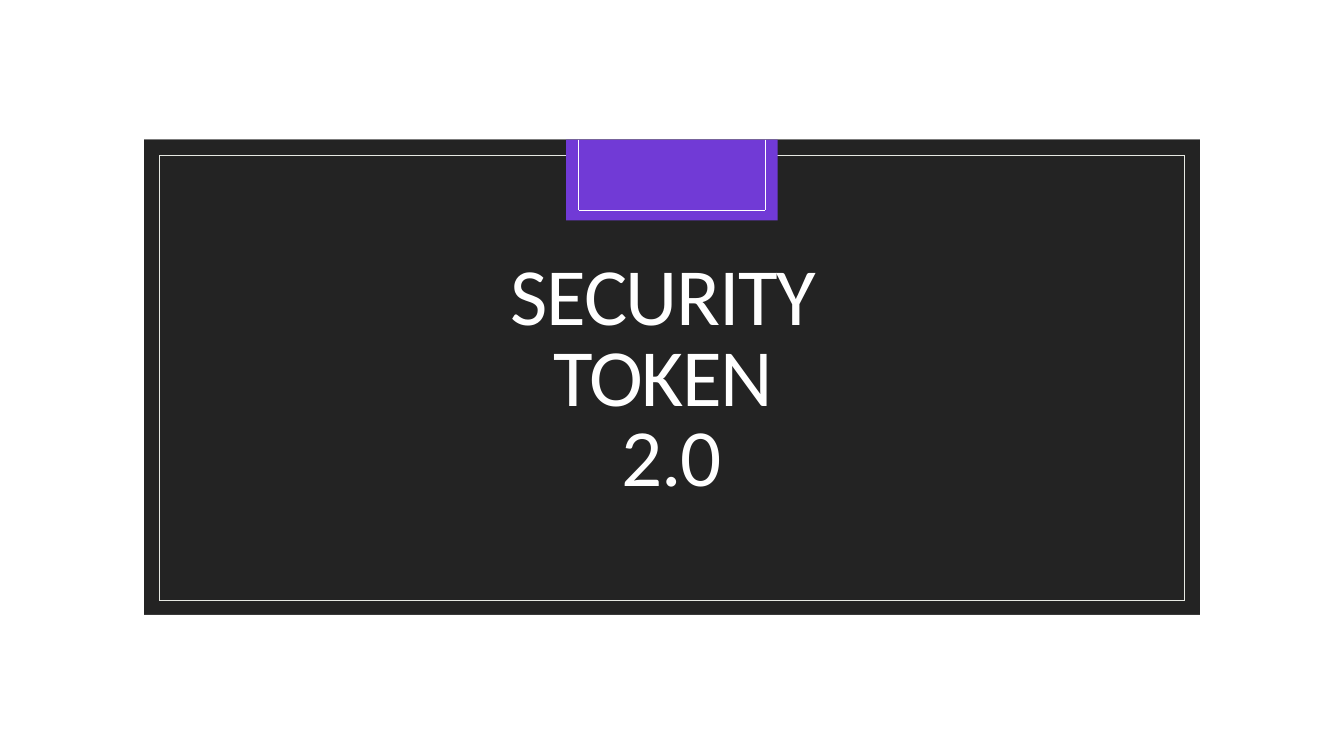
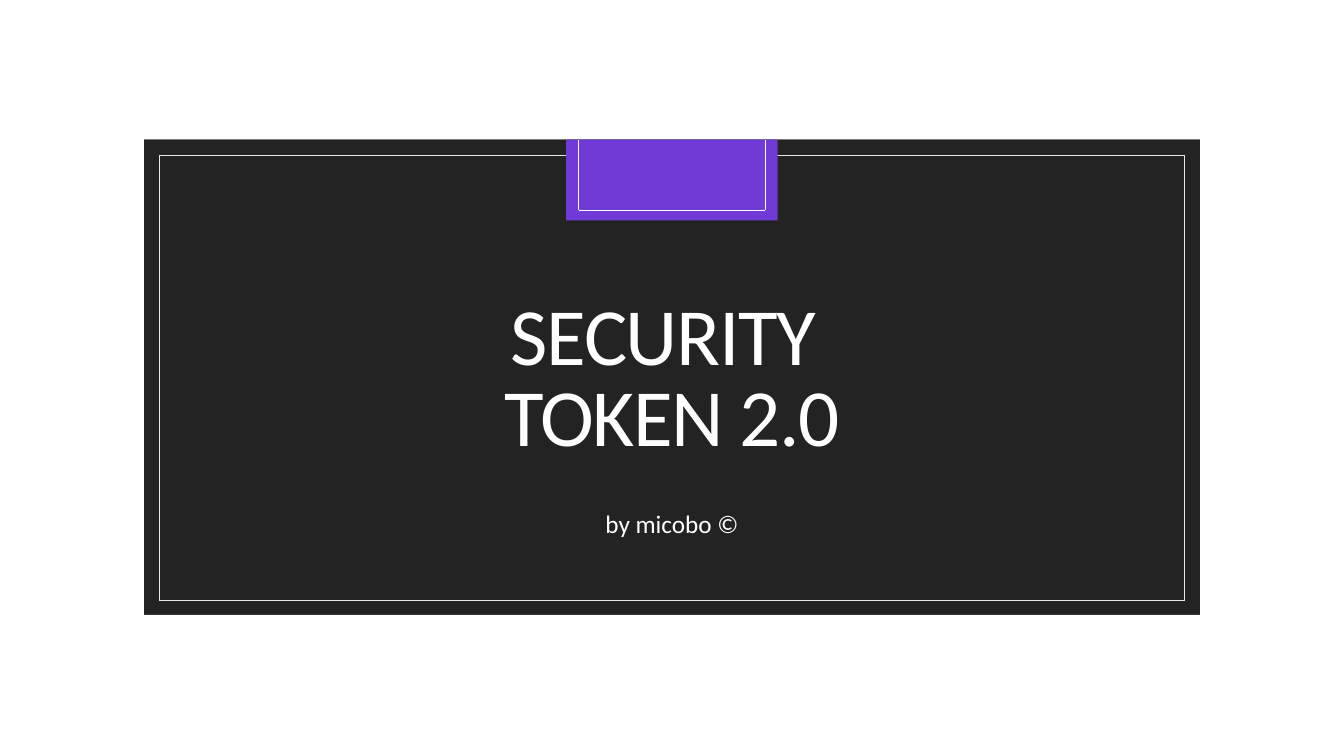
Before and after one commit to micobo-gmbh/micobo-Security-Token, a slide deck: slide 1 of resources/Presentation.pptx. Drawn at 1344x756 pixels with LibreOffice and Linux fonts; fonts in the diff are those of the drawing; background and template pictures are left out. Boxes give left, top, right and bottom in pixels: in the first picture for what was removed or moved away, otherwise in the second. Text is boxed around its words. In the diff, an @@ line names an element or a change of style, - is before the commit and + after.

```diff
--- a/resources/Presentation.pptx
+++ b/resources/Presentation.pptx
@@ title "SECURITY TOKEN 2.0" rewrapped from (511, 272, 816, 487) to (504, 312, 840, 447) @@
@@ text added at (605, 515, 712, 537), 18 pt, text #FFFFFF @@
+by micobo ©
```
Also in this commit, not shown: 1 slide removed, 12 other files.
